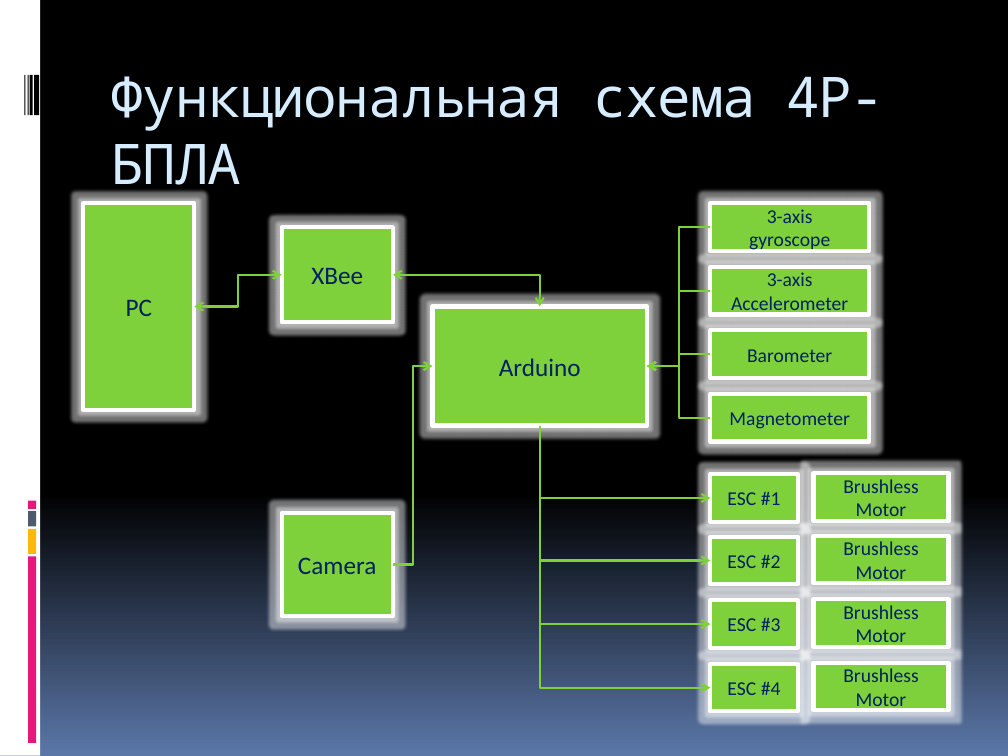
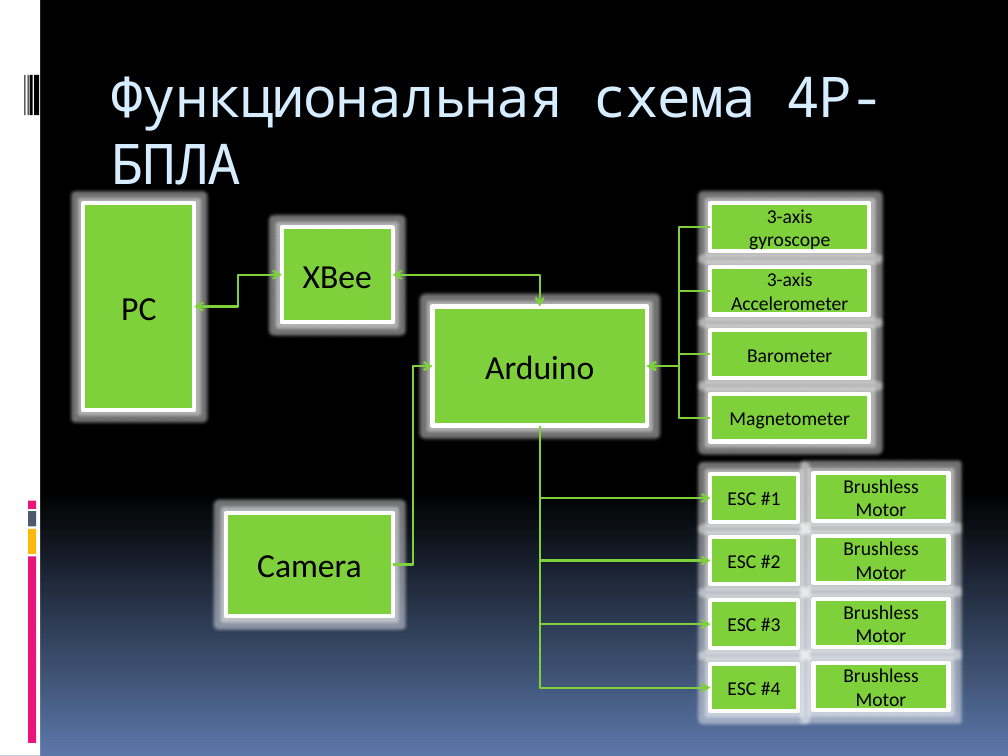
Before and after one commit to yaceq/quadro-xds, a slide deck: slide 6 of Docs/Medias2012.pptx. Drawn at 1008x756 pixels with LibreOffice and Linux fonts; fonts in the diff are those of the drawing. Boxes give left, top, right and bottom in pixels: in the first picture for what was removed or moved away, otherwise in the second. Text is boxed around its words. In the diff, an @@ line names an element or a change of style, - is before the commit and + after.

```diff
--- a/Docs/Medias2012.pptx
+++ b/Docs/Medias2012.pptx
@@ size 18 to 24 pt, text colour #002060 to #000000 in 4 elements at [84,204,195,410], [432,306,647,425], [282,227,393,322], [226,513,392,616] @@
@@ rectangle "Camera": place and size @@
-rectangle "Camera" at [282,513,393,616]
+rectangle "Camera" at [226,513,392,616]
@@ text colour #002060 to #000000 in 12 elements at [711,204,869,251], [711,267,869,314], [711,331,869,378], [711,394,869,442], [711,474,798,521], [813,473,949,520], [711,536,798,584], [813,536,949,584], [711,600,798,647], [813,600,949,647], [711,663,798,711], [813,663,949,711] @@
```
Also in this commit, not shown: 1 other slide changed, 9 slides added, 1 slide removed, 1 other file.
